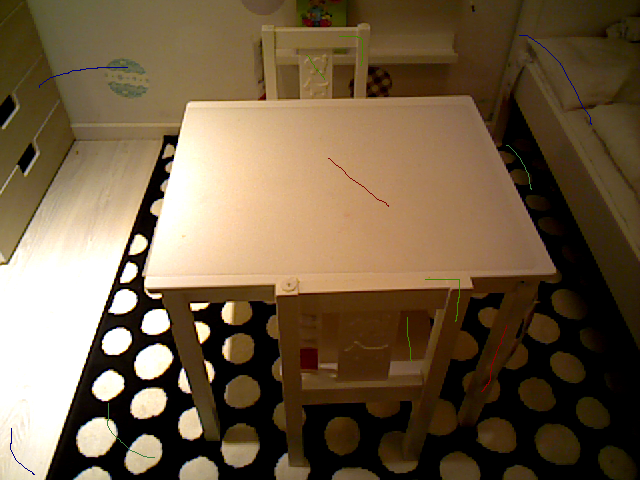
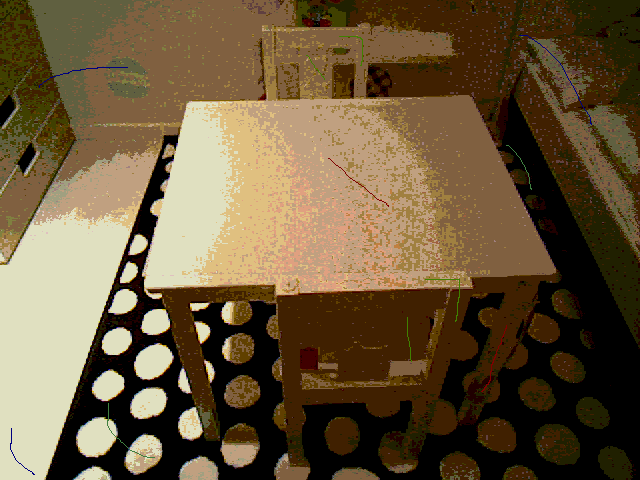
Layer changes from the first (640, 480) image to the second:
painted on "52.png" over left=0, top=0, right=640, bottom=480
